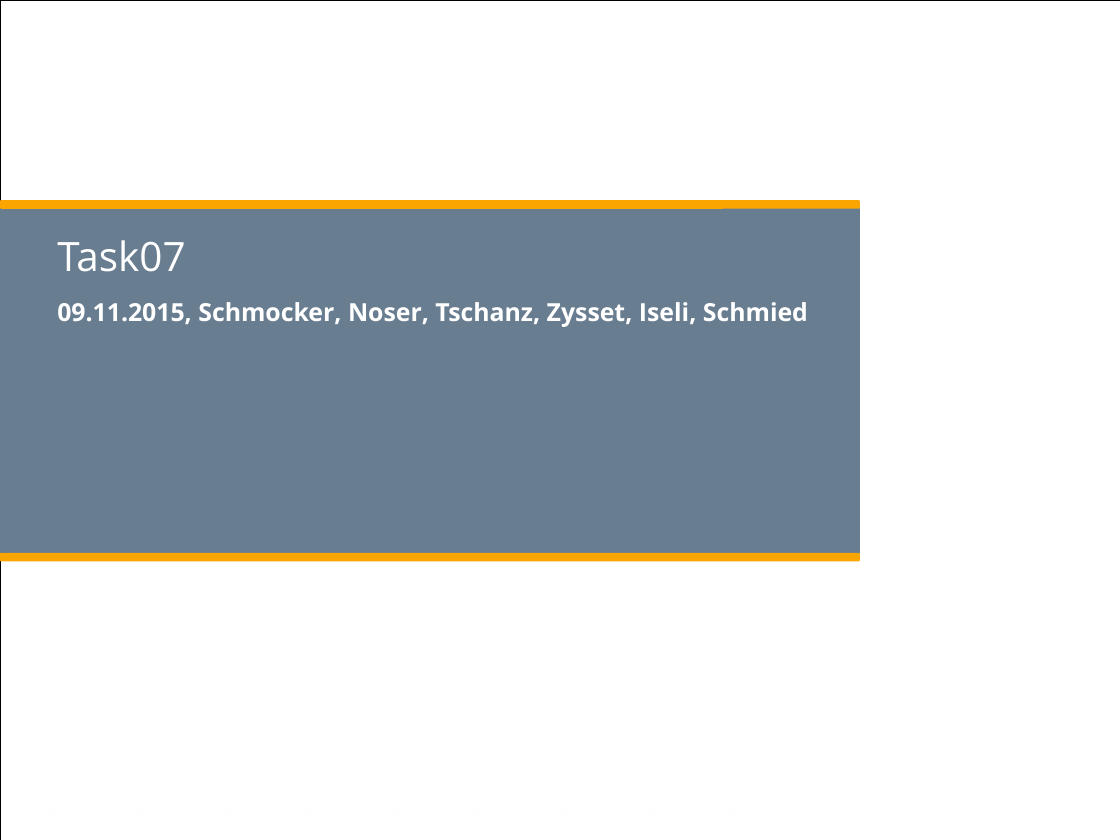
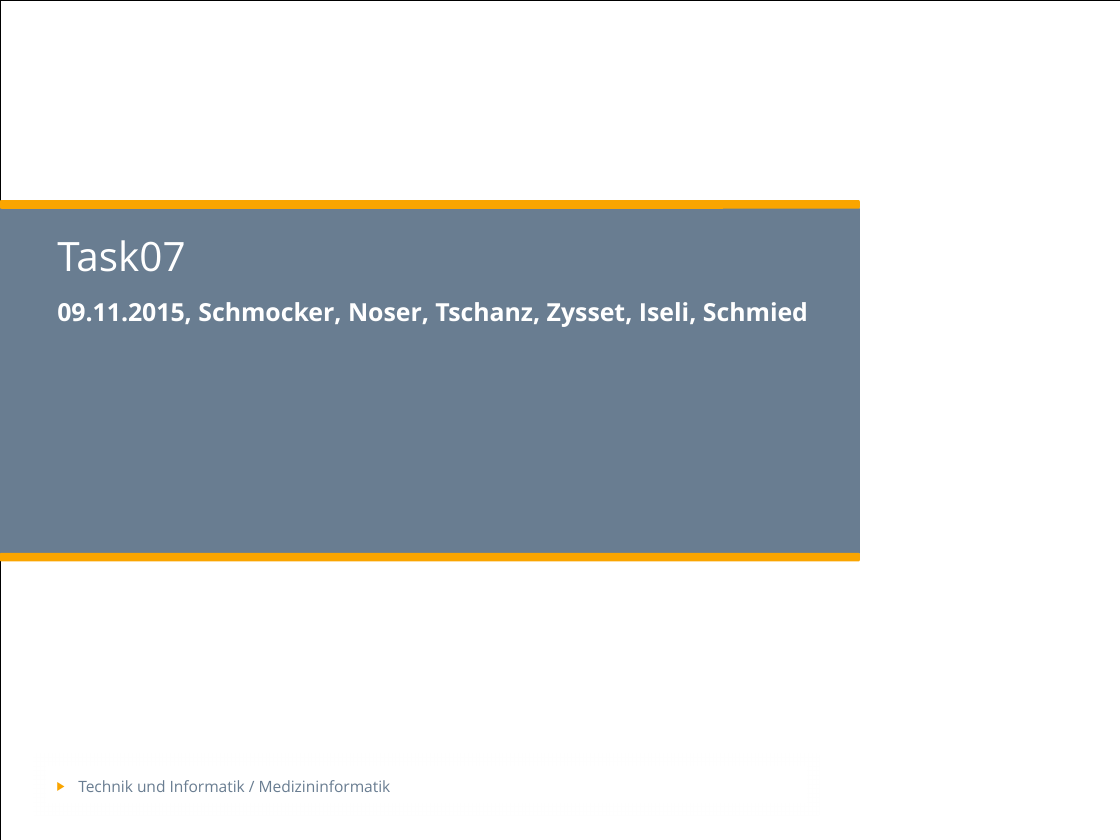
Before and after one commit to zyssm4/ch.bfh.btx8081.w2015.red, a slide deck: slide 1 of doc/Task07/Task07.pptx. Drawn at 1120x840 pixels with LibreOffice and Linux fonts; fonts in the diff are those of the drawing; background and template pictures are left out. Boxes give left, top, right and bottom in pixels: in the first picture for what was removed or moved away, otherwise in the second. Text is boxed around its words. In the diff, an @@ line names an element or a change of style, - is before the commit and + after.

```diff
--- a/doc/Task07/Task07.pptx
+++ b/doc/Task07/Task07.pptx
@@ text added at <box>78,780,391,792</box>, 10 pt, text #697D91 @@
+▶ Technik und Informatik / Medizininformatik
```
Also in this commit, not shown: 2 other slides changed.
